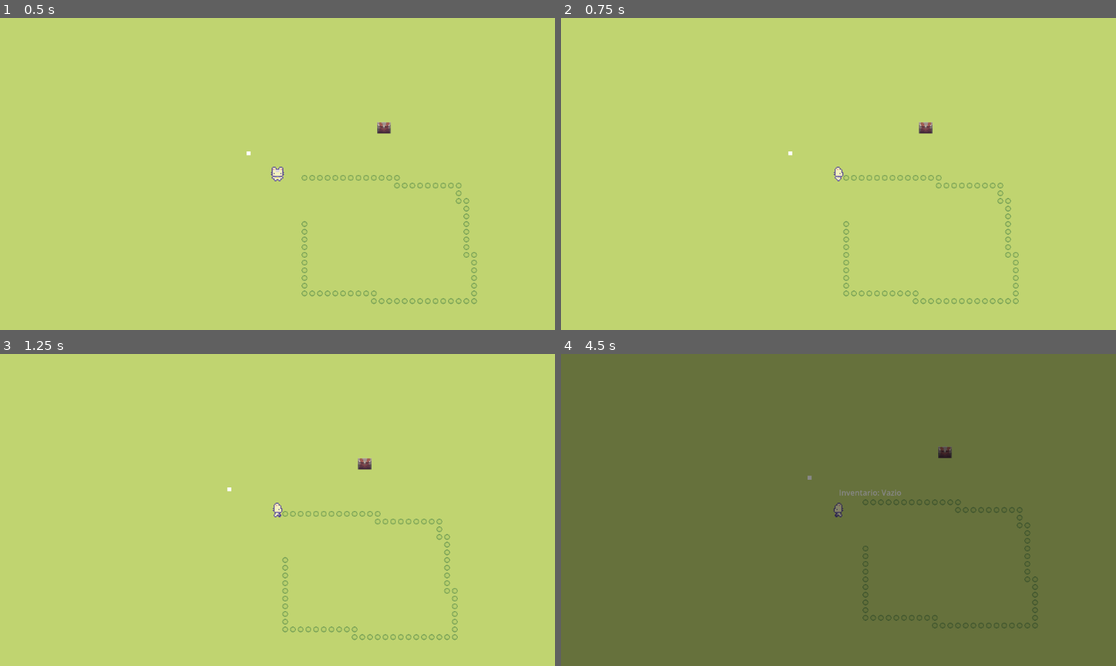
Above: before the commit, frames 1-4 (two rows, left to right).
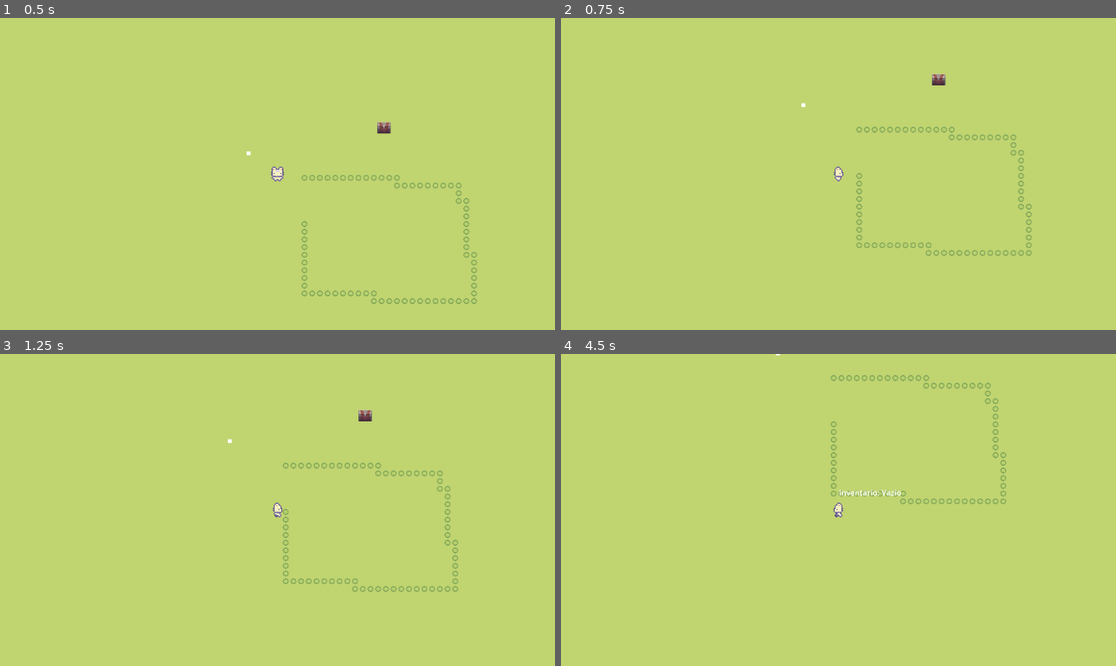
Above: after the commit, the same moments.

Repository: gpgdevlab/ABU
Game: Godot game, scene res://mundo.tscn
Same seed, same stepped clock (60 frames per second), same inputs: the game is played once before the commit and once after it.
Inputs:
- Up to frame 1 (0.5 s): no input
- Up to frame 2 (0.75 s): tap Enter (ui_accept) at 0.5 s; hold D (move_right) from 0.53 s (still down); hold E (interact) from 0.53 s (still down)
- Up to frame 3 (1.25 s): keep holding D (move_right); keep holding E (interact); tap Enter (ui_accept) at 0.77, 1.07 s; tap Q (switch_world) at 0.8 s
- Up to frame 4 (4.5 s): release D (move_right) at 1.28 s; release E (interact) at 1.28 s; hold S (move_down) 1.28-2.03 s; tap Q (switch_world) at 1.35, 3.8, 4.35 s; tap Enter (ui_accept) at 1.52, 1.82, 2.3, 2.85, 3.02, 3.32, 3.5, 3.77, 4.07 s; tap Shift (dash, bound only after the commit) at 1.55 s; hold D (move_right) 2.03-2.78 s; hold Shift (dash, bound only after the commit) 2.03-2.78 s; hold W (move_up) 2.78-3.53 s; tap E (interact) at 3.05 s; hold E (interact) 3.53-4.28 s; hold A (move_left) from 3.53 s (still down); tap I (show_inventory) at 4.15 s

Frame 1 is identical in both runs. In frame 2, 1.7% of the frame differs, in the area x 40-85%, y 17-92%; in frame 3, 1.7%; in frame 4, 100%, in the area x 0-100%, y 0-100%.

Commit message:
New mechanics & audio stuff

Diff:
--- a/aaa/character_body_2d.gd
+++ b/aaa/character_body_2d.gd
@@ -3,6 +3,14 @@
 # --- VARIÁVEIS DE MOVIMENTO ---
 @export var speed: float = 200.0
 @onready var texto_inventario: Label = $CanvasLayer/TextoInventario
+@export var dash_speed: float = 600.0   # Velocidade durante o dash (o triplo da normal)
+@export var dash_duration: float = 0.15 # Quanto tempo dura o "sumiço" (em segundos)
+@export var dash_cooldown: float = 0.6 # Tempo de espera para poder usar de novo
+
+var is_dashing: bool = false
+var can_dash: bool = true
+var dash_direction: Vector2 = Vector2.DOWN
+
 # --- CARREGAR OS FRAME DE CADA MUNDO ---
 var frames_mundo_1 = preload("res://nootnoot/frames_mundo1.tres")
 var frames_mundo_2 = preload("res://nootnoot/frames_mundo2.tres")
@@ -13,6 +21,15 @@
 # --- REFERÊNCIA DA TELAPRETA ---
 @onready var tela_preta: ColorRect = $CanvasLayer/TelaPreta
 
+# --- REFERÊNCIA DE CÂMERA ---
+@onready var camera: Camera2D = $Camera2D
+
+# --- REFERÊNCIA DOS ÁUDIOS ---
+@onready var musica_mundo_1: AudioStreamPlayer2D = $MusicaMundo1
+@onready var musica_mundo_2: AudioStreamPlayer2D = $MusicaMundo2
+@onready var som_troca_mundo: AudioStreamPlayer2D = $SomTrocaMundo
+@onready var som_bloqueio: AudioStreamPlayer2D = $SomBloqueio
+
 # --- SISTEMA DE MUNDOS ---
 var current_world: int = 1
 
@@ -20,11 +37,18 @@
 var interactable_object = null
 
 func _physics_process(_delta: float) -> void:
+	# 0. Se estiver dando o dash, move na direção travada e ignora os comandos normais
+	if is_dashing:
+		velocity = dash_direction * dash_speed
+		move_and_slide()
+		return # Para o resto da física normal para não misturar as velocidades
+
 	# 1. Movimentação Topdown básica
 	var direction := Input.get_vector("move_left", "move_right", "move_up", "move_down")
 
 	if direction != Vector2.ZERO:
 		velocity = direction * speed
+		dash_direction = direction.normalized() # [NOVO] Guarda a última direção para o dash saber para onde ir
 
 		# 2. SISTEMA DE ANIMAÇÃO BASEADO NA DIREÇÃO
 		# Prioriza a direção com maior força no movimento
@@ -80,6 +104,7 @@
 	get_tree().call_group("world_elements", "on_world_switched", current_world)
 
 	atualizar_ui_inventario()
+	atualizar_musica_do_mundo()
 
 func _unhandled_input(event: InputEvent) -> void:
 	# 1. Detecta o comando de interagir
@@ -97,6 +122,10 @@
 		else:
 			atualizar_ui_inventario() # Atualiza os itens antes de mostrar
 			texto_inventario.show()   # Se estava escondido, mostraasd
+# [NOVO] 4. Detecta o comando de Dash
+	if event.is_action_pressed("ui_accept") or event.is_action_pressed("dash"):
+		executar_dash()
+
 
 # --- FUNÇÕES AUXILIARES ---
 
@@ -127,46 +156,58 @@
 
 # --- FUNÇÃO DE TRANSIÇÃO DE MUNDO ---
 func toggle_world() -> void:
-	# [NOVO] 1. Checa se o jogador tem o item necessário para viajar
+	# [NOVO] 1. Bloqueia o botão Q se ele nunca tiver coletado o item de troca
+	if not Inventario.troca_desbloqueada:
+		print("Botão Q bloqueado: Você ainda não encontrou o item de Troca!")
+		return # Cancela o código aqui mesmo, sem gastar nada e sem piscar a tela
+	# [NOVO] 2. Checa se o jogador tem o item necessário para viajar
 	if not Inventario.tem_item("Troca"):
 		print("Você não tem nenhuma carga de 'Troca' para mudar de dimensão!")
+		$SomBloqueio.play()
+		# [NOVO] Chacoalha a câmera! Intensidade de 8 pixels por 0.25 segundos
+		tremer_camera(8.0, 0.25)
 		piscar_tela_bloqueio() # Dá o mesmo feedback visual se ele não tiver o item
 		return # Cancela a viagem aqui mesmo
 
-	# 2. Define qual seria o próximo mundo
+	# 3. Define qual seria o próximo mundo
 	var next_world = 2 if current_world == 1 else 1
 
-	# 3. Ativa temporariamente o próximo mundo para a física testar
+	# 4. Ativa temporariamente o próximo mundo para a física testar
 	get_tree().call_group("world_elements", "on_world_switched", next_world)
 
-	# 4. Espera a física processar o estado das paredes
+	# 5. Espera a física processar o estado das paredes
 	await get_tree().physics_frame
 
-	# 5. Testa se o jogador ficaria preso no lugar
+	# 6. Testa se o jogador ficaria preso no lugar
 	if test_move(global_transform, Vector2.ZERO):
 		print("Bloqueado! Há um obstáculo na outra dimensão.")
 		# Se deu ruim, força todo mundo a voltar para o mundo atual
 		get_tree().call_group("world_elements", "on_world_switched", current_world)
+		$SomBloqueio.play() # Toca o som de bloqueio
+		# [NOVO] Chacoalha a câmera! Intensidade de 8 pixels por 0.25 segundos
+		tremer_camera(8.0, 0.25)
 		piscar_tela_bloqueio()
 		return # Cancela a troca e NÃO consome o item!
 
-	# 6. SE CHEGOU AQUI, O CAMINHO ESTÁ LIVRE E VOCÊ TEM O ITEM! Confirma a troca definitiva
+	# 7. SE CHEGOU AQUI, O CAMINHO ESTÁ LIVRE E VOCÊ TEM O ITEM! Confirma a troca definitiva
 	current_world = next_world
 	if current_world == 1:
 		animated_sprite.sprite_frames = frames_mundo_1
 	else:
 		animated_sprite.sprite_frames = frames_mundo_2
 
-	# [NOVO] 7. Consome o item do inventário apenas agora que a troca deu 100% certo!
+	# [NOVO] 8. Consome o item do inventário apenas agora que a troca deu 100% certo!
 	Inventario.remover_item("Troca")
 	atualizar_ui_inventario() # Atualiza o texto da tela para sumir com o item gasto
-
-	# 8. Força o mapa a se atualizar definitivamente para o novo mundo
+	som_troca_mundo.play() # Toca o audio de troca
+	# [NOVO] Chacoalha a câmera! Intensidade de 8 pixels por 0.25 segundos
+	tremer_camera(8.0, 0.25)
+	# 9. Força o mapa a se atualizar definitivamente para o novo mundo
 	get_tree().call_group("world_elements", "on_world_switched", current_world)
 
-	# 9. Atualiza o visual do cowboy
+	# 10qqqqqqqqqqqqqqqq. Atualiza o visual do cowboy
 	change_world_visuals(Color(1.0, 1.0, 1.0))
-
+	atualizar_musica_do_mundo()
 # Apenas um efeito visual simples de demonstração no jogador
 func change_world_visuals(new_color: Color) -> void:
 	modulate = new_color
@@ -208,3 +249,58 @@
 
 	# 3. Quando a animação terminar por completo, esconde o nó para poupar processamento
 	tween.tween_callback(func(): tela_preta.hide())
+
+func atualizar_musica_do_mundo() -> void:
+	if current_world == 1:
+		# Se a música 1 não estiver tocando, dá o play
+		if not musica_mundo_1.playing:
+			musica_mundo_1.play()
+		# Para a música do mundo 2
+		musica_mundo_2.stop()
+	else:
+		# Se a música 2 não estiver tocando, dá o play
+		if not musica_mundo_2.playing:
+			musica_mundo_2.play()
+		# Para a música do mundo 1
+		musica_mundo_1.stop()
+
+func tremer_camera(intensidade: float, duracao: float) -> void:
+	var tween = create_tween()
+
+	# Faz a câmera dar pequenos solavancos rápidos mudando o offset
+	# Vamos fazer 4 movimentos rápidos aleatórios para simular o tremor
+	for i in range(4):
+		var direcao_aleatoria = Vector2(
+			randf_range(-intensidade, intensidade),
+			randf_range(-intensidade, intensidade)
+		)
+		# Move para a posição tremida
+		tween.tween_property(camera, "offset", direcao_aleatoria, duracao / 5.0)
+
+	# No final, força a câmera a voltar exatamente para o centro suavemente
+	tween.tween_property(camera, "offset", Vector2.ZERO, duracao / 5.0)
+
+func executar_dash() -> void:
+	if not can_dash or is_dashing:
+		return
+
+	is_dashing = true
+	can_dash = false
+
+	# Efeito visual de "sumir": deixa o sprite invisível ou quase invisível (opacidade baixa)
+	animated_sprite.modulate.a = 0.1 # 0.1 se quiser rastro fantasma
+
+	# Treme a tela de leve no dash
+	tremer_camera(3.0, 0.1)
+
+	# Espera o tempo de duração do dash terminar
+	await get_tree().create_timer(dash_duration).timeout
+
+	# Termina o movimento do dash e faz o personagem reaparecer
+	is_dashing = false
+	animated_sprite.modulate.a = 1.0 # Volta a opacidade normal
+
+	# Espera o tempo de recarga para liberar o botão novamente
+	await get_tree().create_timer(dash_cooldown).timeout
+	can_dash = true
+	print("Dash pronto para usar novamente!")
--- a/aaa/inventario.gd
+++ b/aaa/inventario.gd
@@ -11,9 +11,17 @@
 # Guardar mundo atual
 var mundo_salvo: int = 1
 
+# Desbloquear troca
+var troca_desbloqueada: bool = false
+
 # Função para adicionar um item
 func adicionar_item(nome_do_item: String) -> void:
 	itens.append(nome_do_item)
+
+	# [NOVO] Se o item coletado for a "Troca", desbloqueia o botão Q para sempre
+	if nome_do_item == "Troca":
+		troca_desbloqueada = true
+		print("Habilidade de troca de mundos DESBLOQUEADA permanentemente!")
 	print("Item adicionado ao inventário: ", nome_do_item)
 	print("Inventário atual: ", itens)
 
--- a/aaa/persona.tscn
+++ b/aaa/persona.tscn
@@ -1,7 +1,11 @@
 [gd_scene format=3 uid="uid://b7vcm617wem5x"]
 
 [ext_resource type="Script" uid="uid://bjxjredmffy2a" path="res://character_body_2d.gd" id="1_m0u47"]
+[ext_resource type="AudioStream" uid="uid://dmq48kmpyxby4" path="res://freesound_community-sleep-talking-ogg-68026.mp3" id="3_urmmq"]
+[ext_resource type="AudioStream" uid="uid://pxighwg1js1o" path="res://freesound_community-orchestral_2of5-75312.mp3" id="4_urmmq"]
+[ext_resource type="AudioStream" uid="uid://cve5s87es0bey" path="res://soundreality-ui-interface-sound-26-299883.mp3" id="5_0mpfp"]
 [ext_resource type="Texture2D" uid="uid://dadgy40c68s40" path="res://Sprout Lands - Sprites - Basic pack/Characters/Basic Charakter Spritesheet.png" id="6_5ljve"]
+[ext_resource type="AudioStream" uid="uid://b51enq6d34yux" path="res://miraclei-sample_error_fail02_kofi_by_miraclei-360131.mp3" id="6_785st"]
 
 [sub_resource type="AtlasTexture" id="AtlasTexture_kmr87"]
 atlas = ExtResource("6_5ljve")
@@ -184,5 +188,18 @@
 grow_vertical = 2
 color = Color(0, 0, 0, 1)
 
+[node name="MusicaMundo1" type="AudioStreamPlayer2D" parent="player" unique_id=1293199165]
+stream = ExtResource("3_urmmq")
+autoplay = true
+
+[node name="MusicaMundo2" type="AudioStreamPlayer2D" parent="player" unique_id=1571817566]
+stream = ExtResource("4_urmmq")
+
+[node name="SomTrocaMundo" type="AudioStreamPlayer2D" parent="player" unique_id=1186129014]
+stream = ExtResource("5_0mpfp")
+
+[node name="SomBloqueio" type="AudioStreamPlayer2D" parent="player" unique_id=1988603576]
+stream = ExtResource("6_785st")
+
 [connection signal="area_entered" from="player/InteractionZone" to="player" method="_on_interaction_zone_area_entered"]
 [connection signal="area_exited" from="player/InteractionZone" to="player" method="_on_interaction_zone_area_exited"]
--- a/aaa/porta.gd
+++ b/aaa/porta.gd
@@ -21,7 +21,7 @@
 	# [NOVO] Se a cena de destino for o mundo principal, salvamos a nossa posição atual
 	# para o player saber onde nascer quando o mundo recarregar.
 	if "mundo" in get_tree().current_scene.scene_file_path:
-		Inventario.posicao_retorno = global_position + Vector2(0, 45)
+		Inventario.posicao_retorno = global_position + Vector2(0, 32)
 		Inventario.deve_posicionar_player = true
 
 		# [NOVO] Busca o jogador no grupo e salva o mundo em que ele estava
@@ -32,7 +32,7 @@
 
 		# 2. Guarda a posição de calçada apenas se estivermos no mapa principal
 	if "mundo" in get_tree().current_scene.scene_file_path:
-		Inventario.posicao_retorno = global_position + Vector2(0, 45)
+		Inventario.posicao_retorno = global_position + Vector2(0, 32)
 		Inventario.deve_posicionar_player = true
 
 	print("Trocando de cenário...")
--- a/aaa/project.godot
+++ b/aaa/project.godot
@@ -58,6 +58,12 @@
 show_inventory={
 "deadzone": 0.2,
 "events": [Object(InputEventKey,"resource_local_to_scene":false,"resource_name":"","device":-1,"window_id":0,"alt_press …(192 unchanged characters)…
+, Object(InputEventKey,"resource_local_to_scene":false,"resource_name":"","device":-1,"window_id":0,"alt_pressed":false,"shift_pressed":false,"ctrl_pressed":false,"meta_pressed":false,"pressed":false,"keycode":0,"physical_keycode":4194306,"key_label":0,"unicode":0,"location":0,"echo":false,"script":null)
+]
+}
+dash={
+"deadzone": 0.2,
+"events": [Object(InputEventKey,"resource_local_to_scene":false,"resource_name":"","device":-1,"window_id":0,"alt_pressed":false,"shift_pressed":false,"ctrl_pressed":false,"meta_pressed":false,"pressed":false,"keycode":0,"physical_keycode":4194325,"key_label":0,"unicode":0,"location":0,"echo":false,"script":null)
 ]
 }
 
Not shown, added: aaa/freesound_community-horror-ambient-37056.mp3.import
Not shown, added: aaa/freesound_community-orchestral_2of5-75312.mp3.import
Not shown, added: aaa/freesound_community-sleep-talking-ogg-68026.mp3.import
Not shown, added: aaa/miraclei-sample_error_fail02_kofi_by_miraclei-360131.mp3.import
Not shown, added: aaa/soundreality-ui-interface-sound-26-299883.mp3.import
Not shown, added: aaa/freesound_community-horror-ambient-37056.mp3
Not shown, added: aaa/freesound_community-orchestral_2of5-75312.mp3
Not shown, added: aaa/freesound_community-sleep-talking-ogg-68026.mp3
Not shown, added: aaa/miraclei-sample_error_fail02_kofi_by_miraclei-360131.mp3
Not shown, added: aaa/soundreality-ui-interface-sound-26-299883.mp3
